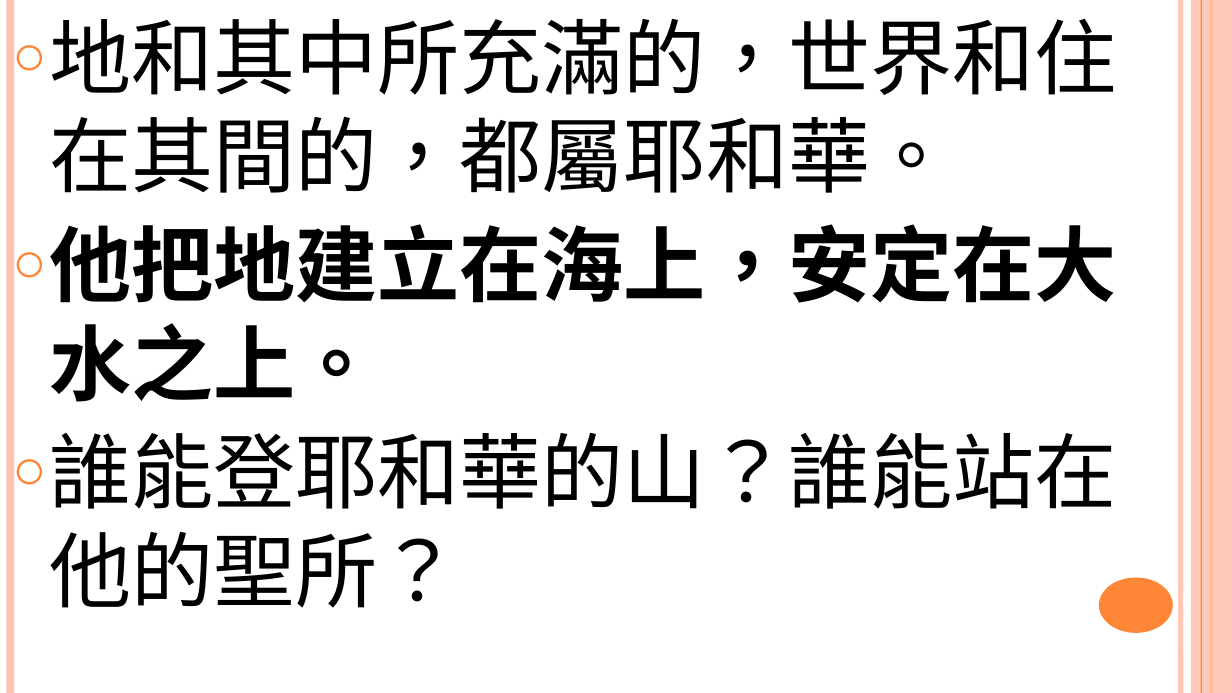
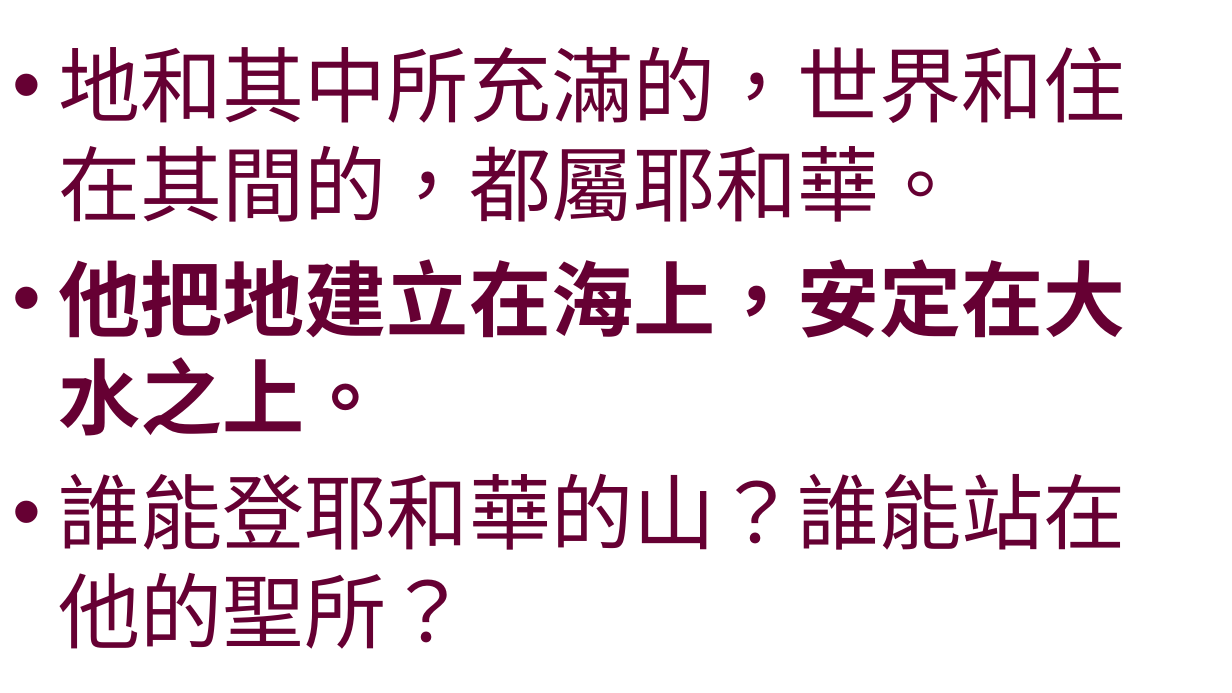
Before and after one commit to batisuoc/worship-resources, a slide deck: slide 4 of 3神的威權.pptx. Drawn at 1232x693 pixels with LibreOffice and Linux fonts; fonts in the diff are those of the drawing; background and template pictures are left out. Boxes give left, top, right and bottom in pixels: in the first picture for what was removed or moved away, otherwise in the second. Text is boxed around its words. In the diff, an @@ line names an element or a change of style, - is before the commit and + after.

```diff
--- a/3神的威權.pptx
+++ b/3神的威權.pptx
@@ text "地和其中所充滿的，世界和住在其間的，都屬耶和華。" at (x1=58, y1=46, x2=1126, y2=649): text colour #000000 to #660033; bullet ○ to •; more space between paragraphs; vertical alignment top to middle @@
@@ line removed from (10, 0) to (10, 692) @@
@@ line removed from (1180, 0) to (1180, 692) @@
@@ rectangle removed at (x1=1191, y1=0, x2=1232, y2=692) @@
@@ line removed from (1201, 0) to (1201, 692) @@
@@ line removed from (1211, 0) to (1211, 692) @@
@@ ellipse removed at (x1=1099, y1=578, x2=1173, y2=633) @@
```
Also in this commit, not shown: 6 other slides changed.
